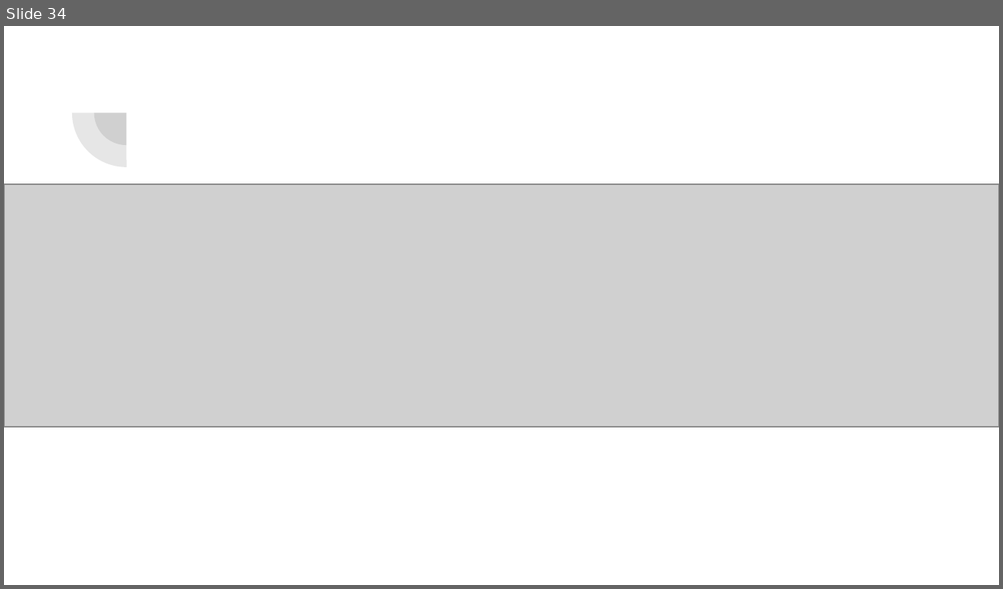
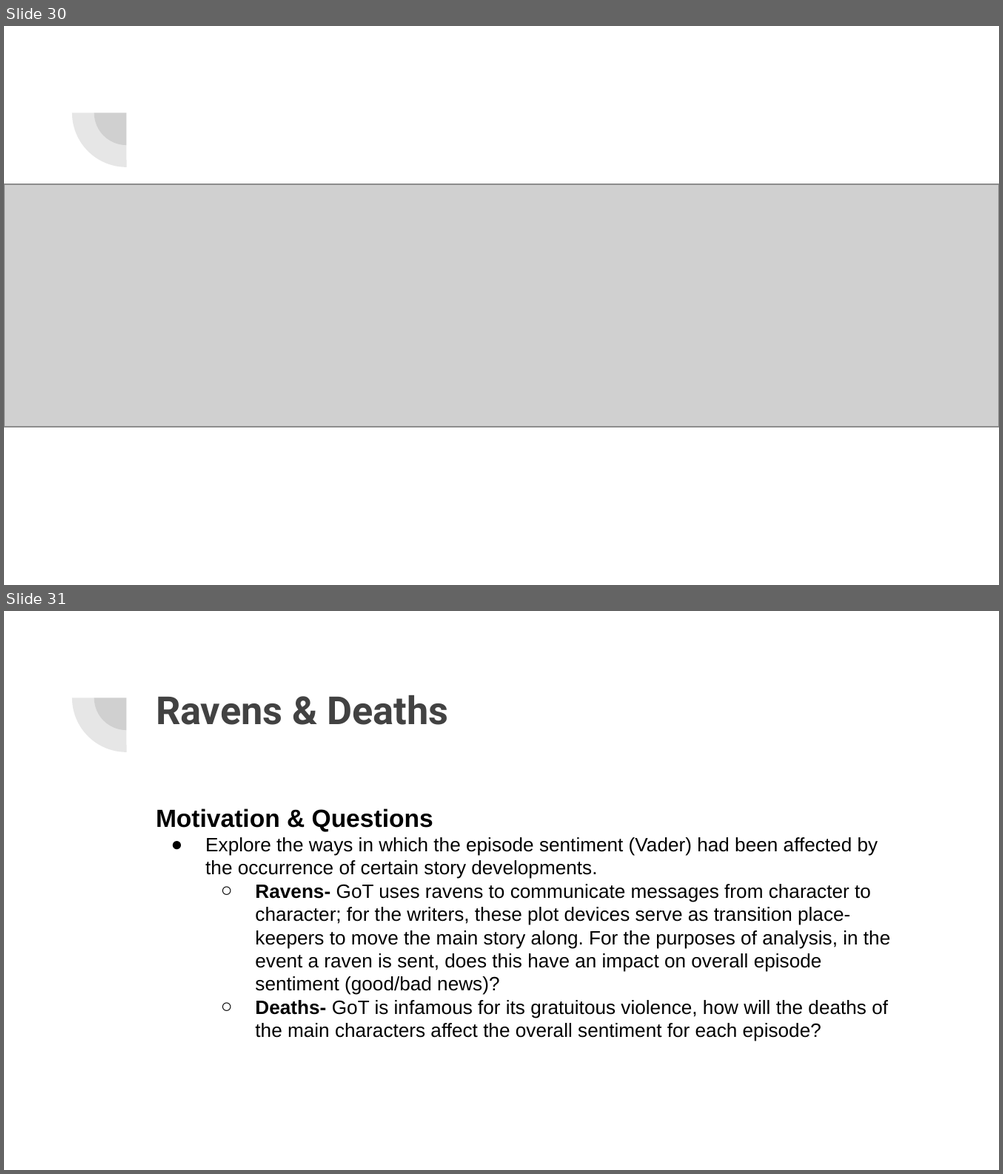
Before and after one commit to nix1228/Retro-Fireballs, a slide deck: Presentation/Retro Fireballs.pptx. Shown one above the other, each under a label of ours: slide 34 before the commit, slides 30 and 31 after it. The pictures are 1003x589 and 1003x1174 pixels, drawn with LibreOffice and Linux fonts; fonts in the diff are those of the drawing; grey boxes stand for pictures. Boxes give left, top, right and bottom in pixels: in the first picture for what was removed or moved away, otherwise in the second. Text is boxed around its words. In the diff, an @@ line names an element or a change of style, - is before the commit and + after.

```diff
--- a/Presentation/Retro Fireballs.pptx
+++ b/Presentation/Retro Fireballs.pptx
@@ slide 31 added at <box>4,611,999,1170</box>, background #FFFFFF; not listed: 2 template elements that a slide beside it also shows @@
@@ title added at <box>156,695,449,725</box>, 28 pt, text #424242, bold @@
+Ravens & Deaths
@@ text added at <box>156,809,890,1042</box>, 14 pt, text #000000 @@
+Motivation & Questions
+● Explore the ways in which the episode sentiment (Vader) had been affected by the occurrence of certain story developments.
+  ○ Ravens- GoT uses ravens to communicate messages from character to character; for the writers, these plot devices serve as transition place-keepers to move the main story along. For the purposes of analysis, in the event a raven is sent, does this have an impact on overall episode sentiment (good/bad news)?
+  ○ Deaths- GoT is infamous for its gratuitous violence, how will the deaths of the main characters affect the overall sentiment for each episode?
@@ what was slide 34 is now slide 30 @@
```
Also in this commit, not shown: 1 slide changed, 7 other slides added.
